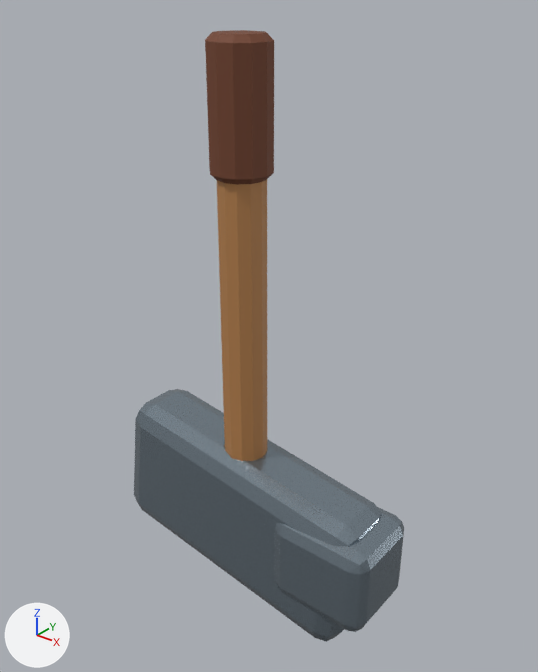
The Blender file src/game/models/hero/tools/axe.blend, before and after one commit.
Camera for both pictures: a 50 mm camera at (0.714, -0.828, 0.196) aimed at (0.03, 0.027, -0.334). Every picture has the same lights, and +X, +Y and +Z are marked at lower left. The picture after the commit comes second.

The first picture shows 'Axe grip', 'Axe handle', 'Axe head', 'Axe poll'.
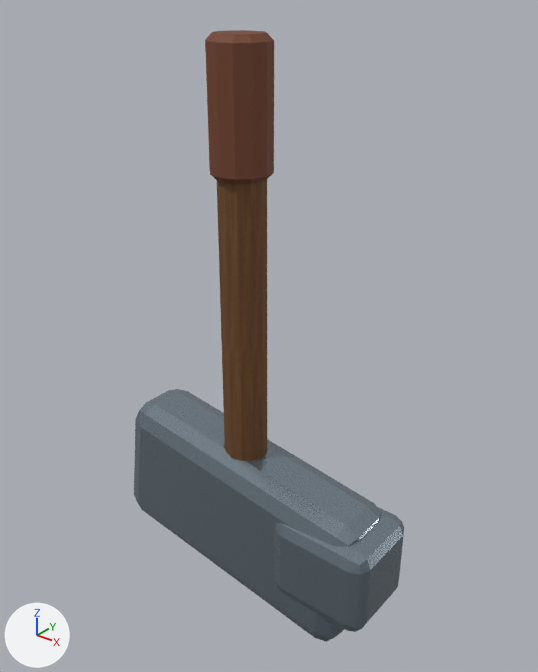
Patch to the scene script:
```diff
--- a/src/game/models/hero/tools/axe.blend.py
+++ b/src/game/models/hero/tools/axe.blend.py
@@ img_dry_timber_grain @@
+img_dry_timber_grain = load_image('Dry timber grain', '_unpacked/Dry_timber_grain', 256, 512, 'sRGB')
@@ mat_axe_ash_wood @@
 mat_axe_ash_wood = bpy.data.materials.new('Axe ash wood')
-# nodes: BsdfPrincipled, OutputMaterial
-# colours: orange #b6814d
+# nodes: BsdfPrincipled, MixRGB, OutputMaterial, TexImage, UVMap
+# colours: white #ffffff
+# uses the picture img_dry_timber_grain
```

Pixel boxes [x1, y1, x2, y2] of what changed, in the pictures (538 x 672 px):
'Axe handle', surface changed (orange to brown): [217, 179, 267, 461] in both
